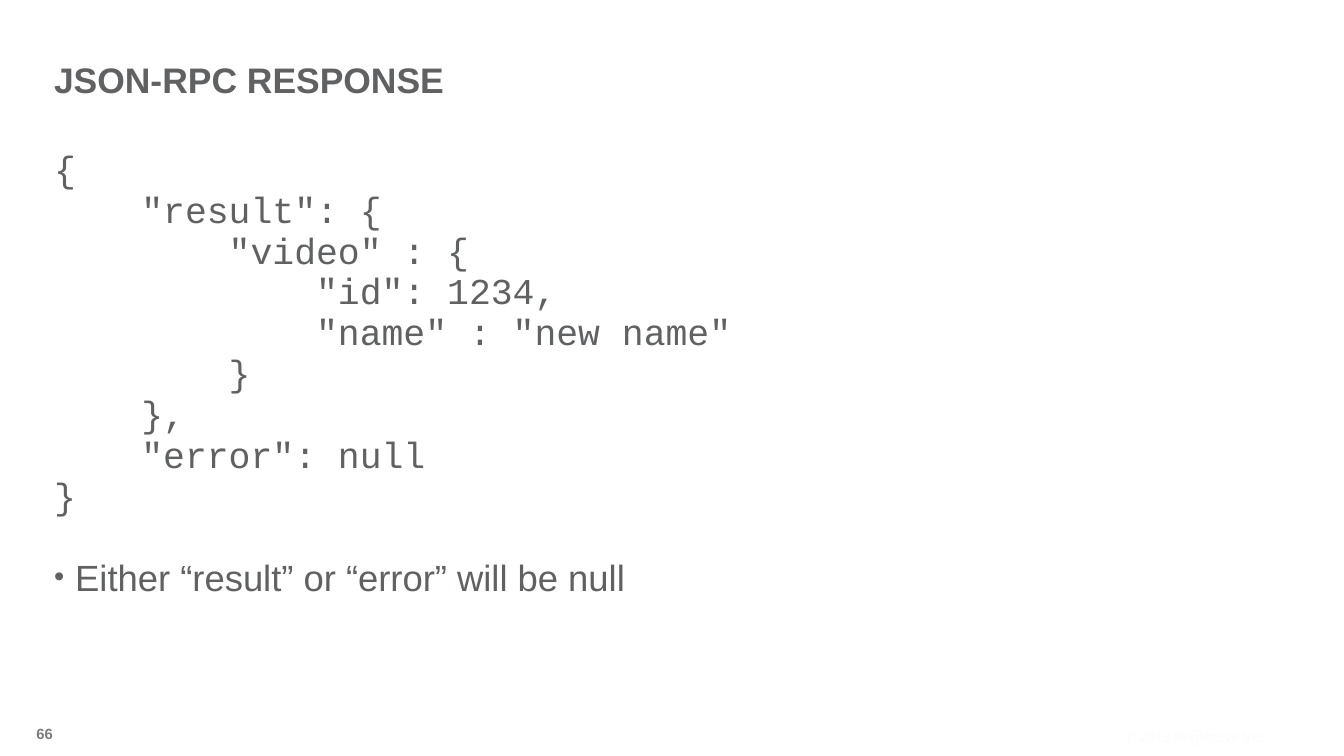
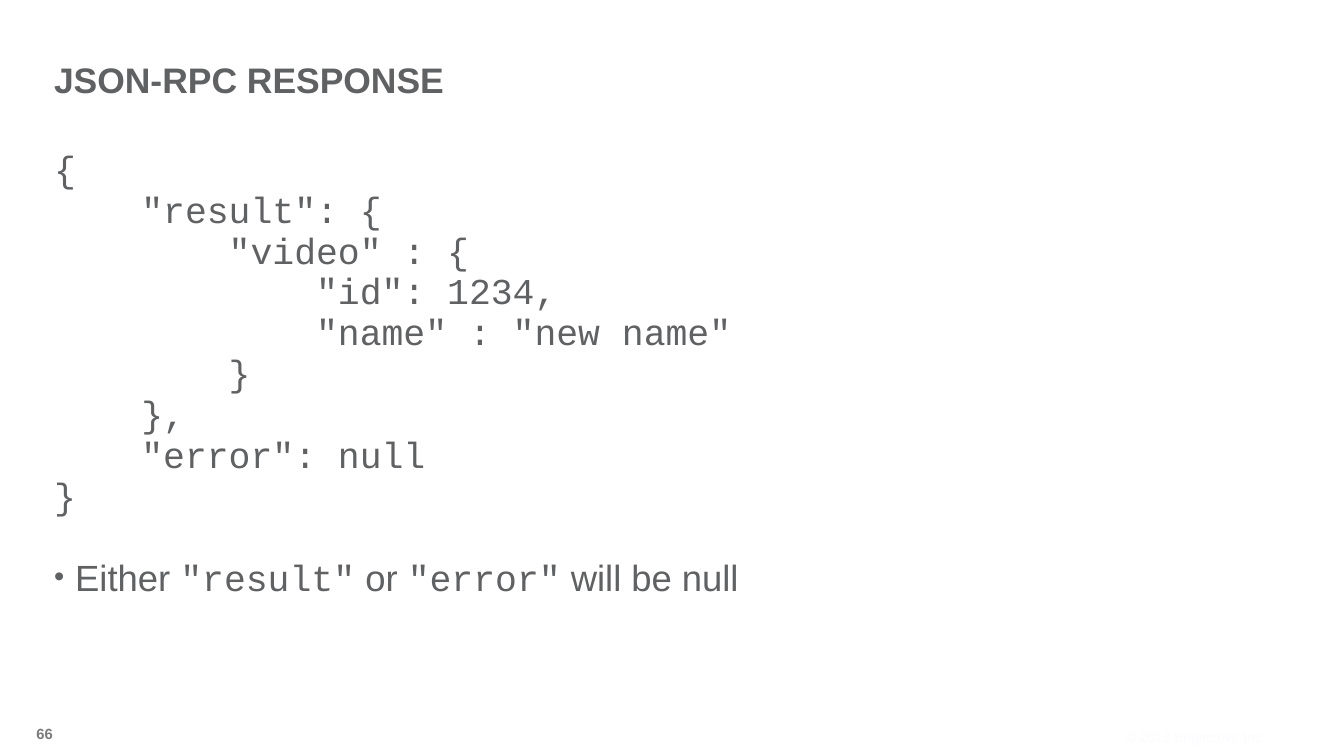
Before and after one commit to BrightcoveLearning/VideoCloudMediaAPI, a slide deck: slide 66 of Slides/developing-media-api-17Dec2013.pptx. Drawn at 1344x756 pixels with LibreOffice and Linux fonts; fonts in the diff are those of the drawing; background and template pictures are left out. Boxes give left, top, right and bottom in pixels: in the first picture for what was removed or moved away, otherwise in the second. Text is boxed around its words. In the diff, an @@ line names an element or a change of style, - is before the commit and + after.

```diff
--- a/Slides/developing-media-api-17Dec2013.pptx
+++ b/Slides/developing-media-api-17Dec2013.pptx
@@ text at (75,564,739,592): text changed @@
-• Either “result” or “error” will be null
+• Either "result" or "error" will be null
```
Also in this commit, not shown: 3 other slides changed.
